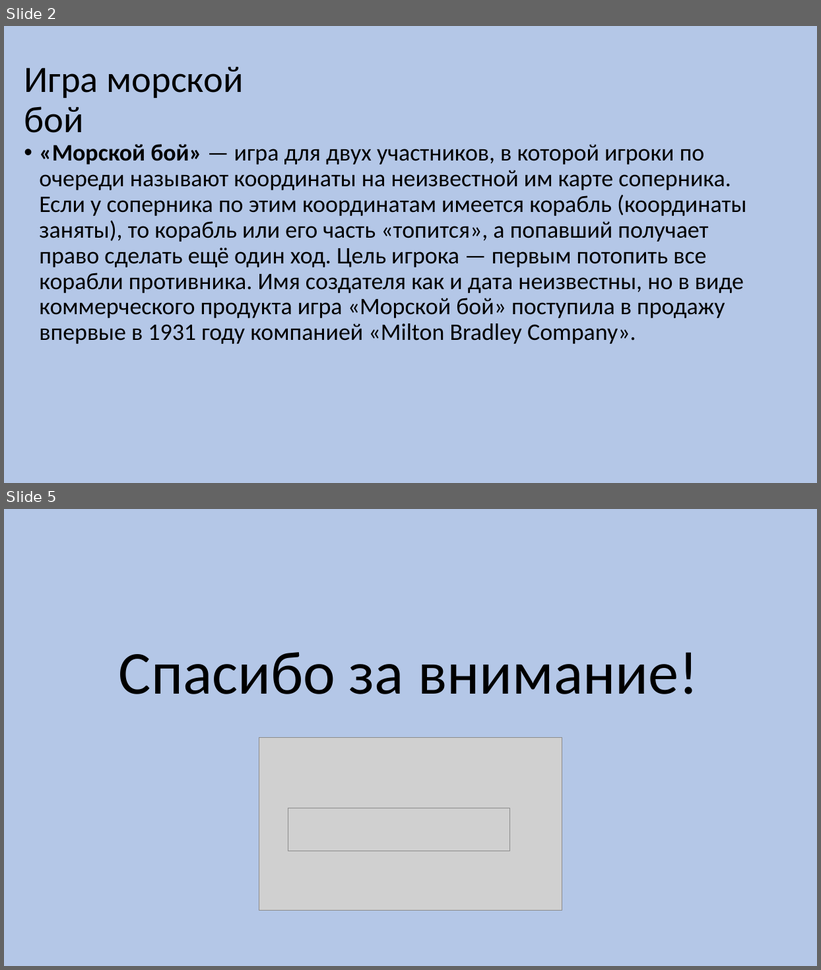
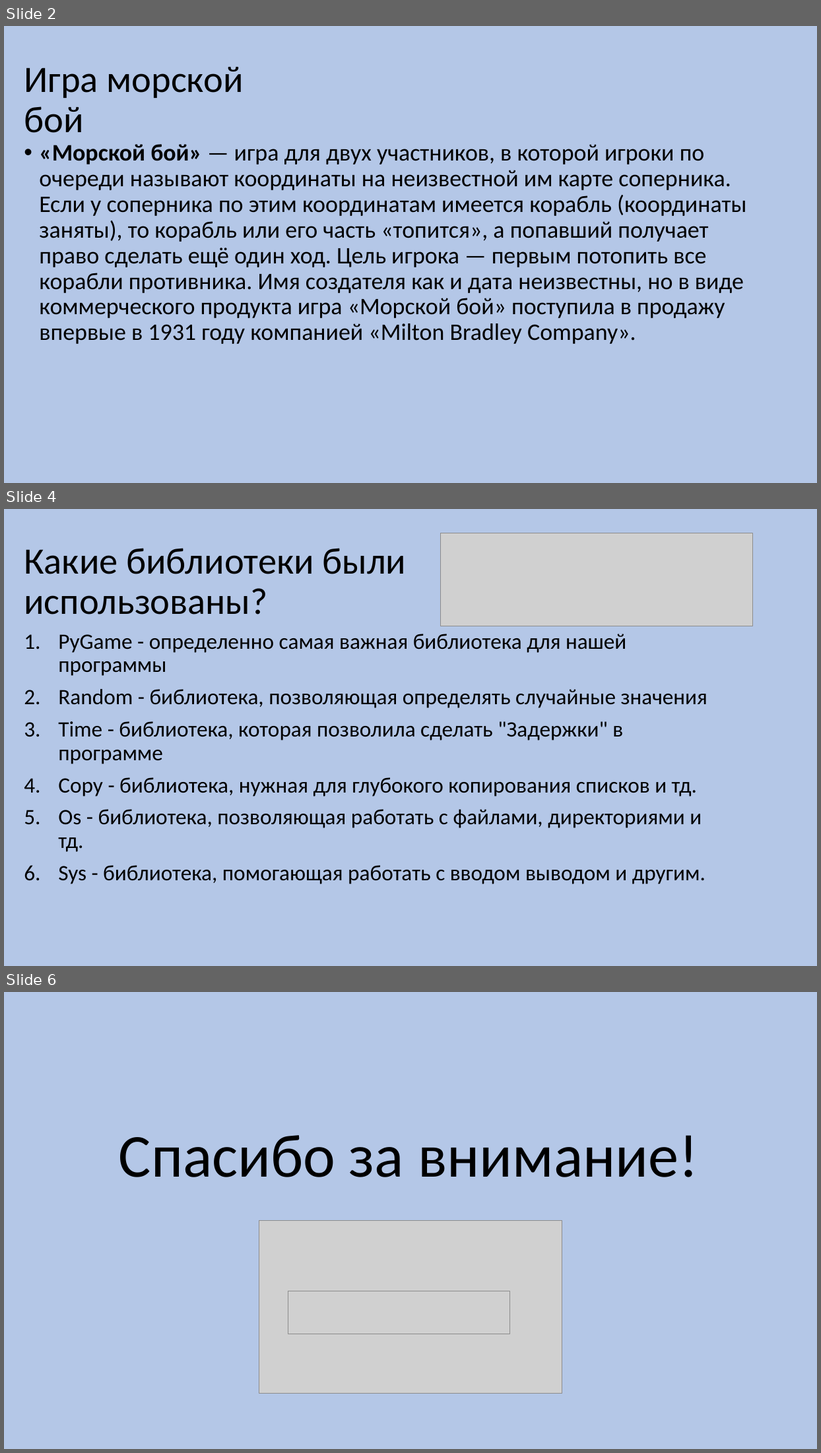
Before and after one commit to alwayskaylees/seabattle, a slide deck: seabattle.pptx. Shown one above the other, each under a label of ours: slides 2 and 5 before the commit, slides 2, 4 and 6 after it; the slides between them are not shown. The pictures are 821x970 and 821x1453 pixels, drawn with LibreOffice and Linux fonts; fonts in the diff are those of the drawing; grey boxes stand for pictures. Boxes give left, top, right and bottom in pixels: in the first picture for what was removed or moved away, otherwise in the second. Text is boxed around its words. In the diff, an @@ line names an element or a change of style, - is before the commit and + after.

```diff
--- a/seabattle.pptx
+++ b/seabattle.pptx
@@ slide 4 added at [4,509,817,966], background #B4C7E7 @@
@@ title added at [24,548,406,615], 44 pt, text #000000 @@
+Какие библиотеки были использованы?
@@ picture added at [441,533,753,626] @@
@@ text added at [58,634,708,885], 25.9 pt, text #000000 @@
+1. PyGame - определенно самая важная библиотека для нашей программы
+2. Random - библиотека, позволяющая определять случайные значения
+3. Time - библиотека, которая позволила сделать "Задержки" в программе
+4. Copy - библиотека, нужная для глубокого копирования списков и тд.
+5. Os - библиотека, позволяющая работать с файлами, директориями и тд.
+6. Sys - библиотека, помогающая работать с вводом выводом и другим.
@@ what was slide 5 is now slide 6 @@
```
Also in this commit, not shown: 1 slide changed, 1 other slide added, 1 slide removed.
